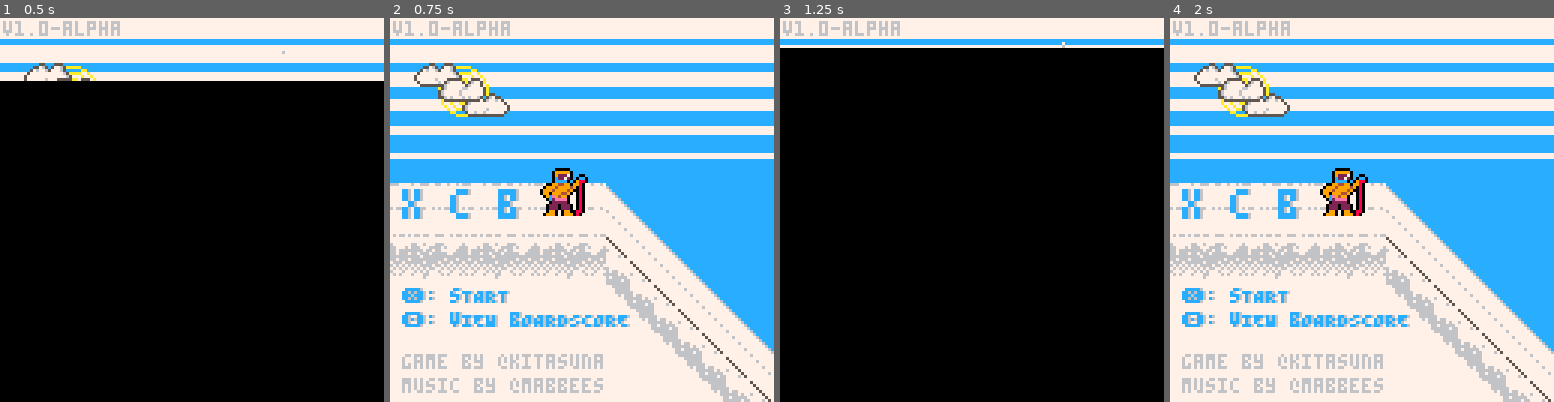
Above: before the commit, frames 1-4 (left to right).
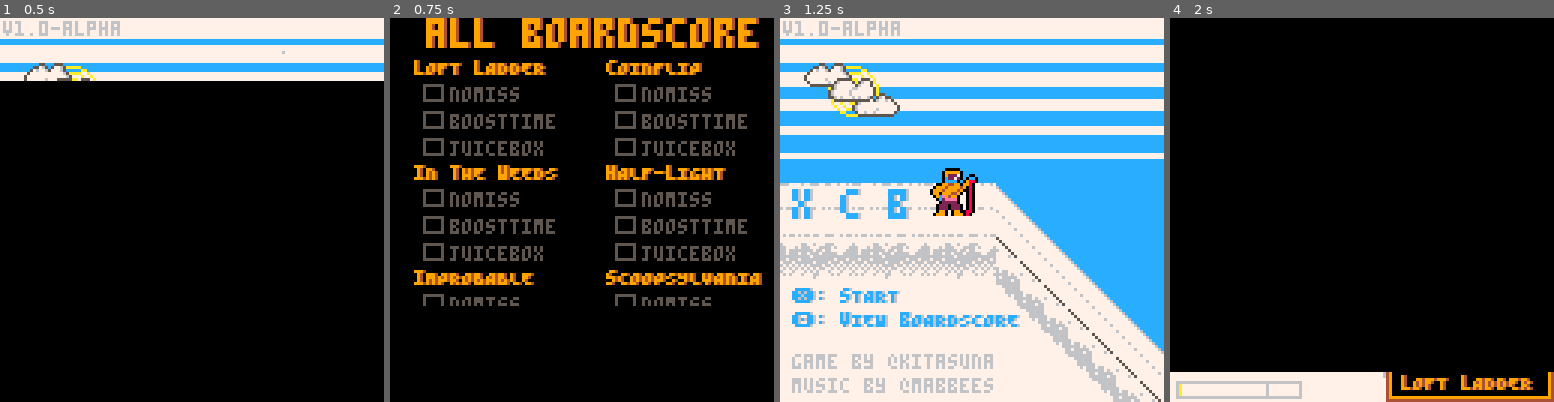
Above: after the commit, the same moments.

Repository: radicalslice/xcb
Game: PICO-8 cartridge main.p8
The game is run twice, just before and just after one commit, with the same random seed, the same clock (stepped at 60 frames per second) and the same inputs.
Inputs:
- Up to frame 1 (0.5 s): tap X (X key) at 0.33 s
- Up to frame 2 (0.75 s): tap O (Z key) at 0.7 s
- Up to frame 3 (1.25 s): tap X (X key) at 1.07 s
- Up to frame 4 (2 s): hold Right from 1.6 s (still down); tap O (Z key) at 1.7 s; tap X (X key) at 1.85 s

Frame 1 is identical in both runs. In frame 2, 99% of the frame differs, in the area x 0-100%, y 0-100%; in frame 3, 92%; in frame 4, 97%.

Commit message:
v1.0::boardscore Finish boardscore with local save and restore

Diff:
--- a/_game.lua
+++ b/_game.lua
@@ -13,14 +13,8 @@
 _last_music_idx = -1
 Y_BASE = 80
 
-
 _debug = {
   msgs = true,
-  pose = true,
-  pinflash = true,
-  pinparticles = true,
-  sakurai = true,
-  music = true,
 }
 
 
@@ -44,11 +38,9 @@
   check_spawn(player.x)
   _obsman:update()
 
-  -- update meter color if boosting
   local meter_color = 12
   local meter_width = 28
   if player.boosting then
-  -- else
     meter_color = player.board_cycler:get_color()
     meter_width = 40
   end
@@ -98,17 +90,9 @@
    _up_charge,_down_charge = 0,0
 
 
-   -- check boosting time and update boardscore if needed
    local boosttime = player.boosting_time / (_now - _level.started_at)
-   printh("Level boosttime: "..boosttime)
    if boosttime > 0.66 then
       _boardscore:update(_level.name, "boosttime", true)
-   end
-
-   -- debuggin, print boardscore for level
-   printh("Level Boardscore: ")
-   for t,v in pairs(_level.score) do
-     printh(t..":"..(v and "true" or "false"))
    end
 
    __update = _update_interlevel
--- a/_init.lua
+++ b/_init.lua
@@ -6,54 +6,52 @@
 -- used when first starting the game, and when restarting after game over or victory state
 -- NOT used during interlevel changes
 function anytime_init()
-    _now = time()
-    _last_ts = _now
+  _now = time()
+  _last_ts = _now
 
-    init_timers()
-    _timers.input_freeze:init(0.2, _last_ts)
-    _timers.snow:init(0.05, _last_ts)
+  init_timers()
+  _timers.input_freeze:init(0.2, _last_ts)
+  _timers.snow:init(0.05, _last_ts)
 
-    _boardscore = BoardScore:new()
-    _itemmgr = ItemMgr:new()
+  _boardscore = BoardScore:new()
+  _savedboardscore = BoardScore:new()
+  _savedboardscore:load()
+  _itemmgr = ItemMgr:new()
 
-    player:reset()
+  player:reset()
 
-    _level_index = 1
-    _game_timer.clock = 0
-    _game_timer.expired = false
+  _level_index = 1
+  _game_timer.clock = 0
+  _game_timer.expired = false
 
-    -- little extra code to draw the split in
-    -- the speedometer
-    local my_f = function(m)
-      rect(2,121,43,126,6)
-      line(32,121,32,126,6)
-    end
-    -- FX setup
-    _FX = {
-      parts = {},
-      trails = {},
-      -- x,y, width,height, max_val, color, draw_frame_f
-      speedo = new_meter(3,121,32,4,_PLAYER_DX_MAX,10,my_f),
-      snow = {},
-      notifs = {},
-    }
+  -- little extra code to draw the split in
+  -- the speedometer
+  local my_f = function(m)
+    rect(2,121,43,126,6)
+    line(32,121,32,126,6)
+  end
+  -- FX setup
+  _FX = {
+    parts = {},
+    trails = {},
+    -- x,y, width,height, max_val, color, draw_frame_f
+    speedo = new_meter(3,121,32,4,_PLAYER_DX_MAX,10,my_f),
+    snow = {},
+    notifs = {},
+  }
 
-    _q = qico()
-    _q.add_topics("expr_boost|obs_coll|timeover|playerstop|pregameover_expr")
-    _q.add_subs("expr_boost", {player.handle_expr_boost})
-    _q.add_subs("obs_coll", {player.handle_obs_coll})
-    _q.add_subs("timeover", {player.handle_timeover})
-    _q.add_subs("playerstop", {_timermgr.handle_playerstop})
-    _q.add_subs("pregameover_expr", {_gamemgr.handle_pregameover_expr})
+  _q = qico()
+  _q.add_topics("expr_boost|obs_coll|timeover|playerstop|pregameover_expr")
+  _q.add_subs("expr_boost", {player.handle_expr_boost})
+  _q.add_subs("obs_coll", {player.handle_obs_coll})
+  _q.add_subs("timeover", {player.handle_timeover})
+  _q.add_subs("playerstop", {_timermgr.handle_playerstop})
+  _q.add_subs("pregameover_expr", {_gamemgr.handle_pregameover_expr})
 
-     __update = _update_title
-     __draw = _draw_title
-    -- __update = _update_victory
-    -- __draw = _draw_victory
+  __update = _update_title
+  __draw = _draw_title
 
-    if _debug.music then
-      music(17)
-    end
+  music(17)
 end
 
 function _init()
--- a/_interlevel.lua
+++ b/_interlevel.lua
@@ -19,9 +19,12 @@
 
   if _level_index == _level_count and _timers.interlevel.ttl == 0 then
     -- save boardscore
-    _boardscore:save()
-    __update = _update_victory
-    __draw = _draw_victory
+    _savedboardscore:merge(_boardscore)
+    _savedboardscore:save()
+
+    local victory = VictoryScreen:new({header = "nice boardin'!", levels = player.level_history})
+    __update = function() victory:update() end
+    __draw = function() victory:draw() end
 
   elseif _level_config.branches != nil then
     spr(114,up_arrow_x,72 - (_up_charge * 4))
--- a/_title.lua
+++ b/_title.lua
@@ -79,10 +79,8 @@
     anytime_init()
     _timers.interlevel:init(0.2, _now)
     _init_wipe(0.4)
-    if _debug.music then
-      music(-1,100)
-      music(0,300)
-    end
+    music(-1,100)
+    music(0,300)
     star_mode_off()
   end
 end
--- a/_victory.lua
+++ b/_victory.lua
@@ -18,10 +18,10 @@
   local x = 8
 
   for i, level in ipairs(self.levels) do
-    local x = ((i-1) % 2 == 0 and 72 or 8)
+    local x = ((i-1) % 2 ~= 0 and 72 or 8)
     local y = 14 + (((i-1) \ 2) * 35)
     print("\^o410"..level, x, y, 9)
-    print_boardscore(_boardscore:lookup(level), x, y+6)
+    print_boardscore(_savedboardscore:lookup(level), x, y+6)
   end
 
   --[[
@@ -36,13 +36,16 @@
   --]]
 
   -- if _timers.input_freeze.ttl == 0 then
-  print("\^o410press "..BUTTON_X.." or "..BUTTON_O.." to return to title", 8, 120, 9)
+  print("\^o410"..BUTTON_X.."/"..BUTTON_O..": return to title", 20, 120, 9)
   -- end
 end
 
 function VictoryScreen:update()
+  _timers.show_title:update(_now)
+
   if btnp(4) or btnp(5) then
-    anytime_init()
+    _init_wipe(0.4)
+    _timers.show_title:init(0.2, _now)
   end
 end
 
--- a/boardscore.lua
+++ b/boardscore.lua
@@ -1,6 +1,5 @@
 BoardScore = {}
 function BoardScore:new(o)
-  printh("called boardscore:new")
   local base = {}
   for n in all(_level_names) do
     add(base, {
@@ -17,13 +16,27 @@
 end
 
 function BoardScore:load()
- -- load from local
+  -- load from local
+  for i, level_name in ipairs(_level_names) do
+    local score = dget(i)
+    -- printh("Got score "..score.." for level "..level_name)
+    local level = self:lookup(level_name)
+    if score & 1 > 0 then
+      level["nomiss"] = true
+    end
+    if score & 1 << 1 > 0 then
+      level["boosttime"] = true
+    end
+    if score & 1 << 2 > 0 then
+      level["juicebox"] = true
+    end
+  end
 end
 
 function BoardScore:save()
   --save to local
   for i, level in ipairs(self) do -- foreach level...
-    printh("saving level index: "..i)
+    -- printh("saving level index: "..i)
     local score = 0
     for k, val in pairs(level) do
       if k == "nomiss" and val then
@@ -36,9 +49,8 @@
         score |= 1 << 2
       end
     end
-    printh("level has score: "..score)
     dset(i, score)
-    printh("saved level score")
+    -- printh("Saved score "..score.." for level "..level.name)
   end
 end
 
@@ -58,29 +70,15 @@
   end
 end
 
-function BoardScore:getLevelTotal()
-
-end
-
-function BoardScore:getAllTotal()
-
-end
-
 -- for adding current run to previous runs
 function BoardScore:merge(run)
-  for level_name, scores in pairs(run) do
-    for score_name, v in pairs(scores) do
-      self[level_name][score_name] = v or self[score_name][v]
+  for i=1,#run do
+    -- printh("Got run level: "..run[i].name)
+    local self_level = self:lookup(run[i].name)
+    for score_name, val in pairs(run[i]) do
+      if score_name != "name" then
+        self_level[score_name] = val or self_level[score_name]
+      end
     end
   end
 end
-
---[[
-  "levelname": {
-    "whatever": true,
-    "another": false,
-  }
-  nomisses - don't biff any jumps
-  juicebox - the thing you have to get on each level)
-  boosttime - boosting for N% of total level time
-]]--
--- a/main.p8
+++ b/main.p8
@@ -58,22 +58,22 @@
 b0888888000bbbbb0888099088099080bbbbb00888099080bbbbb00888099080bb088888800bbbbb000000000000000000000000000000000000000000000000
 b0888000bbbbbbbbb088888888888880bbbbbbb00088880bbbbbbbb00088880bbb0888000bbbbbbb000000000000000000000000000000000000000000000000
 bb000bbbbbbbbbbbbb0000000000000bbbbbbbbbbb0000bbbbbbbbbbbb0000bbbbb000bbbbbbbbbb000000000000000000000000000000000000000000000000
-7c777c777c777c7706766670b99999bb777377477734777437733333773733377777777777777777000000003873737383773773833777378777777700000000
-777c777c777c777c6767676797aaaa9b773337773774737777377773377733337777777777777777000000003883333338333333388333338877777700000000
-c7c7c7c7c7c7c7c7766676769aaaaa9b777377733377737773377733337773377777777777777777000000003388337738873333338873337887777700000000
-7c7c7c7c7c7c7c7c67676667b99999bb773337733777333773337733377333337777776667777777000000007778377777887377333877737778777700000000
-c7c7c7c7c7c7c7c776767676bbbbbbbb733333733373337777333774773774777777676667667777000000007777877777788777737887777778877700000000
-cc7ccc7ccc7ccc7c07666760bbbbbbbb773337774777333773337777733377777776766666667677000000004777887474448877777748877777887700000000
-c7c7c7c7c7c7c7c700767600bbbbbbbb733333777773333377477777734377777676667667666667000000004477788444444887777444887777788700000000
-7ccc7ccc7ccc7ccc00000000bbbbbbbb777477777777747777777777774777777666666666666766000000004477774844444487744444483377378800000000
-ccccccccccccccccb55555bbb99999bbbbbbbbbbbbbbbbbbbbbbbbbbbbbbbbbb66766666666667666666666688444444484444478444444488bbbbbb00000000
-cccccccccccccccc5bbbbb5b9bbabb9bbbb3bbb3bb73bb7bbb7bb7bbbb7bbbbb6666666b66666666bb666666488444444884444448844444b88bbbbb00000000
-cccccccccccccccc5bbbbb5b9baaab9b333373b33b37bb33b733b37bb33b7b3b666666bb66766666bbb66666448844444488444444884444bb88bbbb00000000
-ccccccccccccccccb55555bbb99999bb7333333373333373b33bb33b333b333366666bbbb6666666bbb66666444884444444844444448444bbbb88bb00000000
-ccccccccccccccccbbbbbbbbbbbbbbbb3333337333333333337373333333333366bbbbbbbb666666bbbb6b66444488444444484444448844bbbbb88b00000000
-ccccccccccccccccbbbbbbbbbbbbbbbb3337333333373337333373733377333366bbbbbbbbb6bb66bbbbbb66444448844444448844444884bbbbbb8b00000000
-ccccccccccccccccbbbbbbbbbbbbbbbb3333733733373333333333333733373366bbbbbbbbb6bb66bbbbbbb6444444884444444844444488bbbbbb8800000000
-ccccccccccccccccbbbbbbbbbbbbbbbb333333333373333333733333333333736bbbbbbbbbbbbbb6bbbbbbb64444444844444444444444487b7b7b7700000000
+7c777c777c777c7706766670b99999bb777377477734777437733333773733377777777777777777000000000000000000000000000000000000000000000000
+777c777c777c777c6767676797aaaa9b773337773774737777377773377733337777777777777777000000000000000000000000000000000000000000000000
+c7c7c7c7c7c7c7c7766676769aaaaa9b777377733377737773377733337773377777777777777777000000000000000000000000000000000000000000000000
+7c7c7c7c7c7c7c7c67676667b99999bb773337733777333773337733377333337777776667777777000000000000000000000000000000000000000000000000
+c7c7c7c7c7c7c7c776767676bbbbbbbb733333733373337777333774773774777777676667667777000000000000000000000000000000000000000000000000
+cc7ccc7ccc7ccc7c07666760bbbbbbbb773337774777333773337777733377777776766666667677000000000000000000000000000000000000000000000000
+c7c7c7c7c7c7c7c700767600bbbbbbbb733333777773333377477777734377777676667667666667000000000000000000000000000000000000000000000000
+7ccc7ccc7ccc7ccc00000000bbbbbbbb777477777777747777777777774777777666666666666766000000000000000000000000000000000000000000000000
+ccccccccccccccccb55555bbb99999bbbbbbbbbbbbbbbbbbbbbbbbbbbbbbbbbb6676666666666766666666660000000000000000000000000000000000000000
+cccccccccccccccc5bbbbb5b9bbabb9bbbb3bbb3bb73bb7bbb7bb7bbbb7bbbbb6666666b66666666bb6666660000000000000000000000000000000000000000
+cccccccccccccccc5bbbbb5b9baaab9b333373b33b37bb33b733b37bb33b7b3b666666bb66766666bbb666660000000000000000000000000000000000000000
+ccccccccccccccccb55555bbb99999bb7333333373333373b33bb33b333b333366666bbbb6666666bbb666660000000000000000000000000000000000000000
+ccccccccccccccccbbbbbbbbbbbbbbbb3333337333333333337373333333333366bbbbbbbb666666bbbb6b660000000000000000000000000000000000000000
+ccccccccccccccccbbbbbbbbbbbbbbbb3337333333373337333373733377333366bbbbbbbbb6bb66bbbbbb660000000000000000000000000000000000000000
+ccccccccccccccccbbbbbbbbbbbbbbbb3333733733373333333333333733373366bbbbbbbbb6bb66bbbbbbb60000000000000000000000000000000000000000
+ccccccccccccccccbbbbbbbbbbbbbbbb333333333373333333733333333333736bbbbbbbbbbbbbb6bbbbbbb60000000000000000000000000000000000000000
 7777737773777773bbb555bbb55bbbbb33473333337333333337333333333333bbbbbbbbbbbbbbbbbbbbbbbbbbbbbbbbbbbbbbbbbbbbbbbbbbbbbbbbbbbbbbbb
 3777333773377733bb56775b56755bbb33333337337343733373333337334373bbbbbbbbbbbbbbbbbbbb666bbbbbbbbbbbbbbbbbbbbbbbbbbbbbbbbbbbbbbbbb
 b37733377b337333bb567775677675bb37333337333773333333373333334337bbb6666666bbb666bbb66666bbb6666bbbbbbbbbb7bbbbbbbbbbbbbbbbbbbbbb
--- a/player.lua
+++ b/player.lua
@@ -53,7 +53,7 @@
     if p.boosting then
       pal(8, p.board_cycler:get_color())
     end
-    if p.pinned and _debug.pinflash then
+    if p.pinned then
       pal(0, p.speedpin_cycler:get_color())
     end
     local base_sprite = 11 + 2*p.angle
@@ -66,7 +66,7 @@
       end
     end
 
-    if player.pose and _debug.pose then base_sprite = 34 + 2*p.angle end
+    if player.pose then base_sprite = 34 + 2*p.angle end
 
     local draw_y = p.y - 10
     draw_y += p.plane
@@ -106,7 +106,7 @@
   end,
   update = function(p, dt, y_ground, ground_angle, block_input)
 
-    if p.boosting then
+    if p.boosting or _timers.sakurai.ttl > 0 then
       p.boosting_time += dt
     end
     -- sound hack, disable sparkle sound
@@ -324,7 +324,7 @@
         if not p.boosting then
           p.juice = min(_PLAYER_JUICE_MAX, p.juice + _PLAYER_JUICE_ADD)
         end
-        if p.boosting and _debug.pinparticles then
+        if p.boosting then
           _timers.boost:add(_PLAYER_BOOST_BONUS)
           _timers.okami:init(0.2,time())
         end
--- a/timer.lua
+++ b/timer.lua
@@ -90,10 +90,18 @@
   _timers.show_boardscore = new_timer(
     0,
     function(t)
-      printh("trying to show boardscore")
-      local victory = VictoryScreen:new({header = "ur score", levels = _level_names})
+      local victory = VictoryScreen:new({header = "all boardscore", levels = _level_names})
       __update = function() victory:update() end
       __draw = function() victory:draw() end
+    end
+  )
+
+  _timers.show_title = new_timer(
+    0,
+    function(t)
+      anytime_init()
+      __update = _update_title
+      __draw = _draw_title
     end
   )
 
